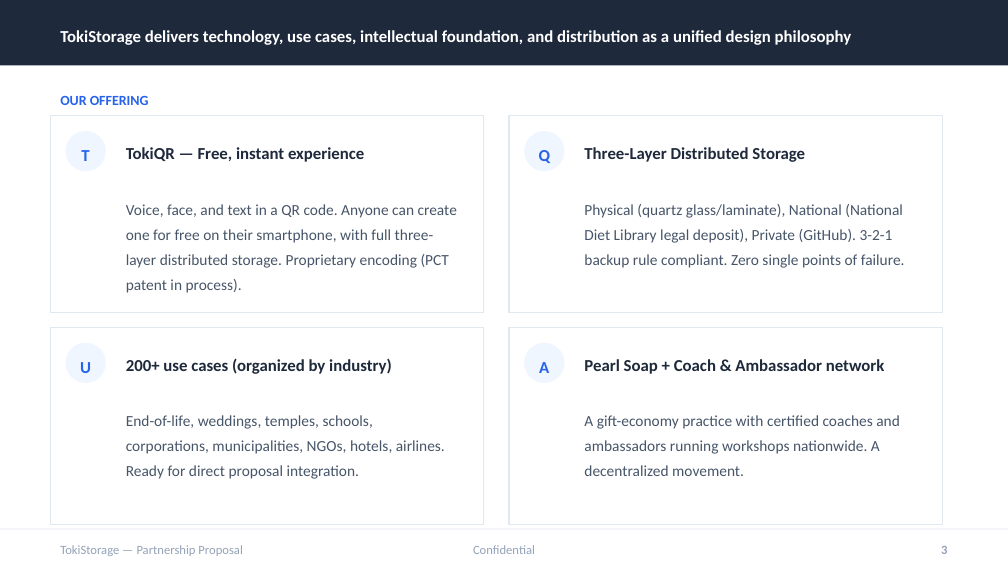
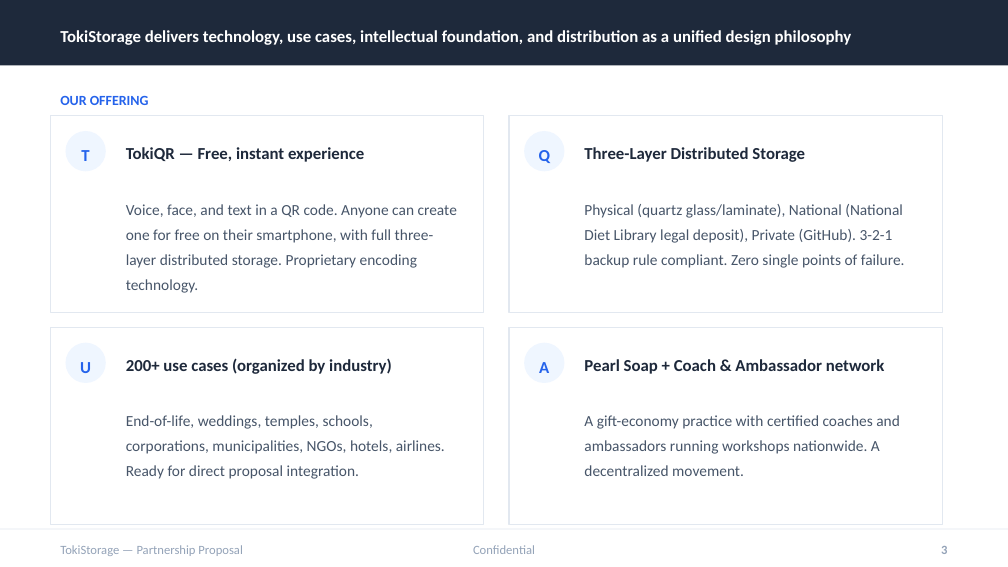
Before and after one commit to tokistorage/lp, a slide deck: slide 3 of tokistorage-partnership-deck-en.pptx. Drawn at 1008x567 pixels with LibreOffice and Linux fonts; fonts in the diff are those of the drawing. Boxes give left, top, right and bottom in pixels: in the first picture for what was removed or moved away, otherwise in the second. Text is boxed around its words. In the diff, an @@ line names an element or a change of style, - is before the commit and + after.

```diff
--- a/tokistorage-partnership-deck-en.pptx
+++ b/tokistorage-partnership-deck-en.pptx
@@ text at <box>126,204,457,293</box>: text changed @@
-Voice, face, and text in a QR code. Anyone can create one for free on their smartphone, with full three-layer distributed storage. Proprietary encoding (PCT patent in process).
+Voice, face, and text in a QR code. Anyone can create one for free on their smartphone, with full three-layer distributed storage. Proprietary encoding technology.
```
Also in this commit, not shown: 15 other files.
